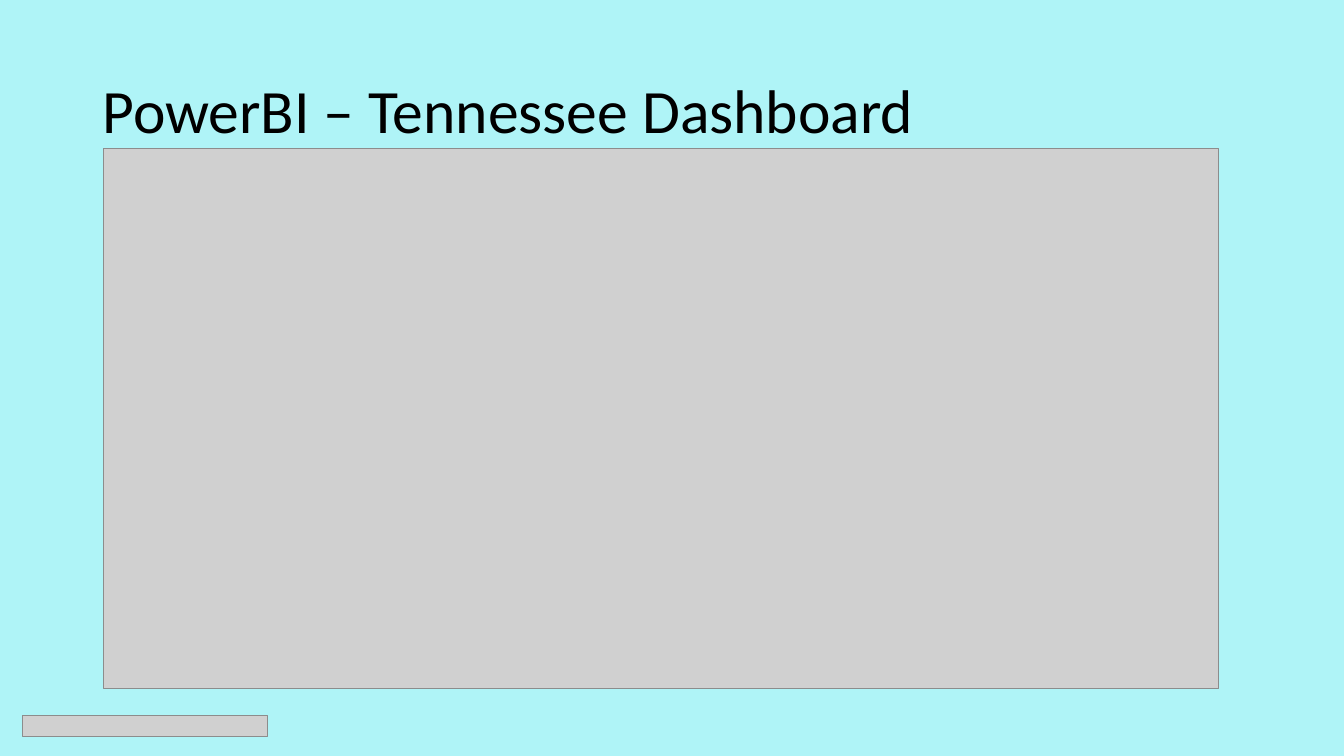
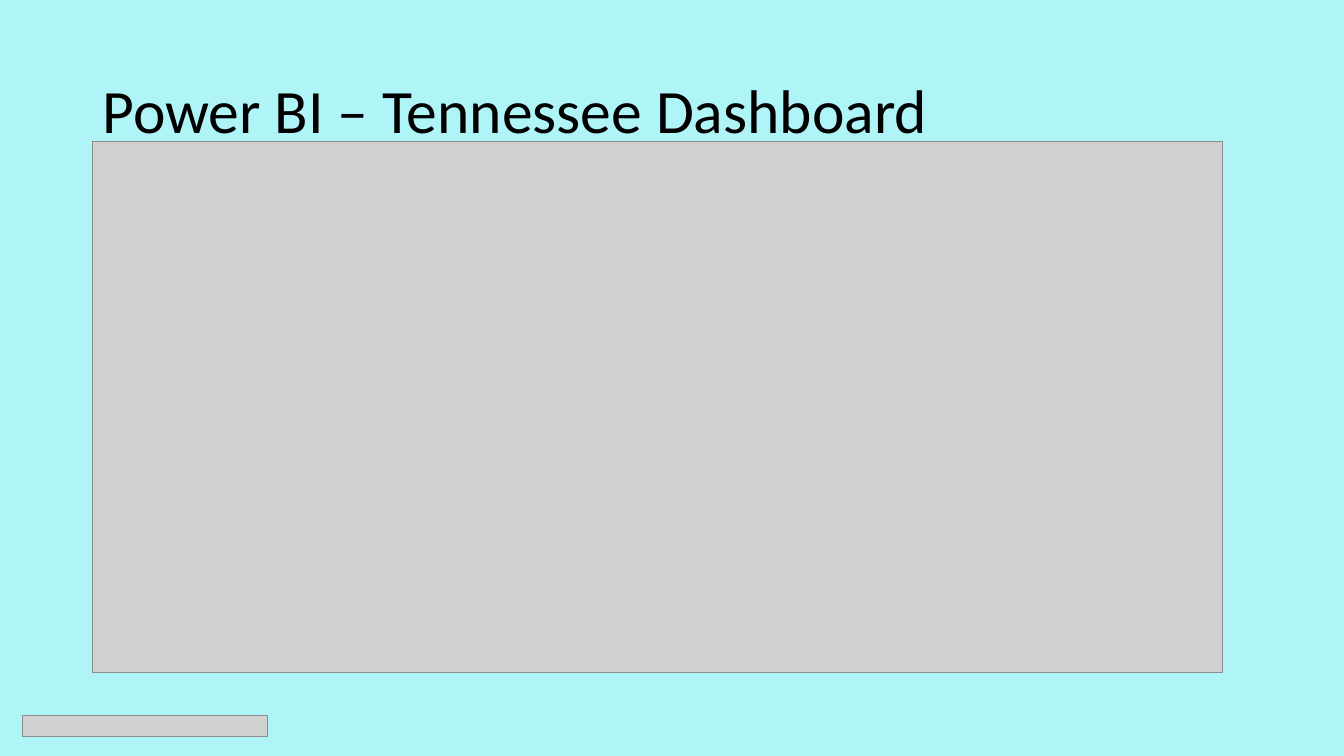
Before and after one commit to Tom-Hudson88/Capstone, a slide deck: slide 11 of NSS Capstone powerpoint.pptx (slide 10 before the commit). Drawn at 1344x756 pixels with LibreOffice and Linux fonts; fonts in the diff are those of the drawing; grey boxes stand for pictures. Boxes give left, top, right and bottom in pixels: in the first picture for what was removed or moved away, otherwise in the second. Text is boxed around its words. In the diff, an @@ line names an element or a change of style, - is before the commit and + after.

```diff
--- a/NSS Capstone powerpoint.pptx
+++ b/NSS Capstone powerpoint.pptx
@@ title at [102, 90, 927, 142]: spaces changed @@
-PowerBI – Tennessee Dashboard
+Power BI – Tennessee Dashboard
@@ picture: place and size @@
-picture at [104, 148, 1219, 689]
+picture at [93, 142, 1223, 673]
```
Also in this commit, not shown: 6 other slides changed, 2 slides added, 6 other files.
